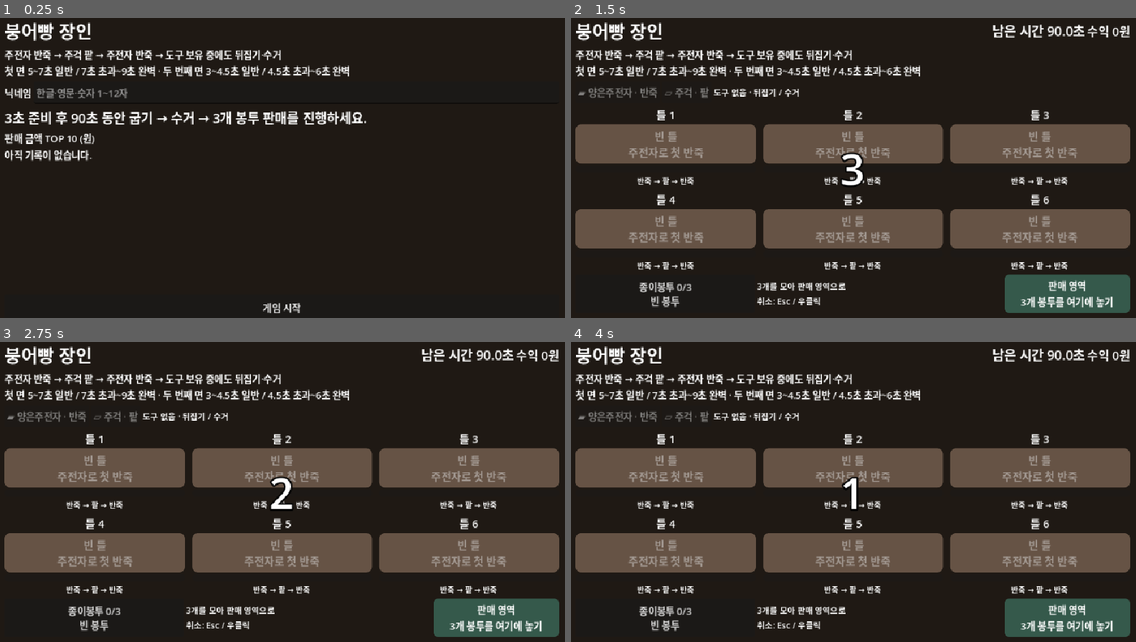
Above: before the commit, frames 1-4 (two rows, left to right).
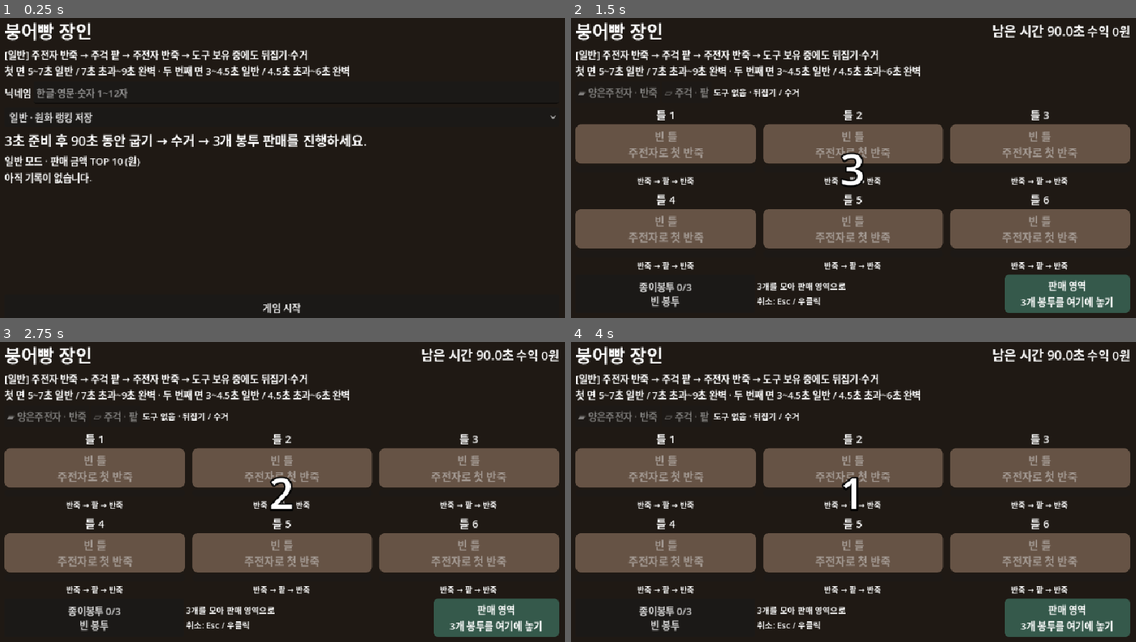
Above: after the commit, the same moments.

Repository: yeram109/bungeoppang-tycoon
Game: Godot game, scene res://scenes/main.tscn
Two runs of this game, one before a commit and one after it. Both use one fixed random seed, a clock stepped at 60 frames per second and the inputs below.
Inputs (mouse positions are in pixels of both pictures, inside the frame that each line leads up to):
- Up to frame 1 (0.25 s): no input
- Up to frame 2 (1.5 s): click (864, 93) at 0.52 s; type "12" at 0.6 s; click "게임 시작" at 1.25 s
- Up to frame 3 (2.75 s): click "종이봉투 0/3 빈 봉투" at 2 s
- Up to frame 4 (4 s): click "종이봉투 0/3 빈 봉투" at 2.75 s; click "종이봉투 0/3 빈 봉투" at 3.5 s

The runs differ from the first frame. In frame 1, 5.3% of the frame differs, in the area x 0-99%, y 10-56%; in frame 2, 1.3%; in frame 3, 1.3%; in frame 4, 1.3%.

Commit message:
feat: add easy mode cooking difficulty

Diff:
--- a/scripts/cooking_board.gd
+++ b/scripts/cooking_board.gd
@@ -1,18 +1,23 @@
 extends RefCounted
-## Six independent G001 molds; not connected to the existing three-mold UI.
+## Six independent molds, all using the round's fixed difficulty.
 ## An action returns true only when its ingredient/flip was accepted.
 ## Time still advances on rejected actions, including invalid mold indexes.
 const Mold = preload("res://scripts/cooking_mold.gd")
 const MOLD_COUNT := 6
 var molds: Array = []
 
-func _init() -> void:
+var _difficulty: Mold.Difficulty
+var difficulty: Mold.Difficulty:
+	get: return _difficulty
+
+func _init(mode: Mold.Difficulty = Mold.Difficulty.NORMAL) -> void:
+	_difficulty = mode
 	reset()
 
 func reset() -> void:
 	molds.clear()
 	for index in MOLD_COUNT:
-		molds.append(Mold.new())
+		molds.append(Mold.new(difficulty))
 
 func advance(now: int) -> void:
 	for mold in molds:
--- a/scripts/cooking_mold.gd
+++ b/scripts/cooking_mold.gd
@@ -6,13 +6,24 @@
 enum SideQuality { COOKING, PERFECT, NORMAL, BURNT }
 enum Quality { NONE, DELICIOUS, NORMAL, BURNT }
 
-# Confirmed normal -> perfect -> burnt timing (Notion 13.3).
-const FIRST_MIN_USEC := 5_000_000
-const FIRST_NORMAL_END_USEC := 7_000_000
-const FIRST_BURN_AFTER_USEC := 9_000_000
-const SECOND_MIN_USEC := 3_000_000
-const SECOND_NORMAL_END_USEC := 4_500_000
-const SECOND_BURN_AFTER_USEC := 6_000_000
+enum Difficulty { NORMAL, EASY }
+# Per mode: first and second side [minimum, normal end, burn after], microseconds.
+const TIMINGS := [
+	[[5_000_000, 7_000_000, 9_000_000], [3_000_000, 4_500_000, 6_000_000]],
+	[[5_000_000, 8_000_000, 12_000_000], [3_000_000, 5_000_000, 8_000_000]],
+]
+var _difficulty: Difficulty
+var difficulty: Difficulty:
+	get: return _difficulty
+
+func _init(mode: Difficulty = Difficulty.NORMAL) -> void:
+	_difficulty = Difficulty.EASY if mode == Difficulty.EASY else Difficulty.NORMAL
+
+static func timing(first: bool, mode: Difficulty = Difficulty.NORMAL) -> Array:
+	return TIMINGS[Difficulty.EASY if mode == Difficulty.EASY else Difficulty.NORMAL][0 if first else 1]
+
+static func difficulty_name(mode: Difficulty) -> String:
+	return "이지" if mode == Difficulty.EASY else "일반"
 
 var state: State = State.EMPTY
 var side_started_at: int = 0
@@ -22,11 +33,13 @@
 var second_quality: SideQuality = SideQuality.COOKING
 var quality: Quality = Quality.NONE
 
-static func first_quality_at(elapsed_usec: int) -> SideQuality:
-	return _quality_at(elapsed_usec, FIRST_MIN_USEC, FIRST_NORMAL_END_USEC, FIRST_BURN_AFTER_USEC)
+static func first_quality_at(elapsed_usec: int, mode: Difficulty = Difficulty.NORMAL) -> SideQuality:
+	var limits := timing(true, mode)
+	return _quality_at(elapsed_usec, limits[0], limits[1], limits[2])
 
-static func second_quality_at(elapsed_usec: int) -> SideQuality:
-	return _quality_at(elapsed_usec, SECOND_MIN_USEC, SECOND_NORMAL_END_USEC, SECOND_BURN_AFTER_USEC)
+static func second_quality_at(elapsed_usec: int, mode: Difficulty = Difficulty.NORMAL) -> SideQuality:
+	var limits := timing(false, mode)
+	return _quality_at(elapsed_usec, limits[0], limits[1], limits[2])
 
 static func _quality_at(elapsed_usec: int, minimum: int, normal_end: int, burn_after: int) -> SideQuality:
 	if elapsed_usec < minimum:
@@ -44,12 +57,12 @@
 	return state in [State.FIRST_BATTER, State.FILLING_ADDED, State.SIDE_1]
 
 func advance(now: int) -> void:
-	if _on_first_side() and first_quality_at(elapsed_at(now)) == SideQuality.BURNT:
+	if _on_first_side() and first_quality_at(elapsed_at(now), difficulty) == SideQuality.BURNT:
 		first_quality = SideQuality.BURNT
 		state = State.BURNT
 		quality = Quality.BURNT
 	elif state in [State.SIDE_2, State.READY]:
-		second_quality = second_quality_at(elapsed_at(now))
+		second_quality = second_quality_at(elapsed_at(now), difficulty)
 		if second_quality == SideQuality.BURNT:
 			state = State.BURNT
 			quality = Quality.BURNT
@@ -79,7 +92,7 @@
 	advance(now)
 	if state != State.SIDE_1:
 		return false
-	var judged := first_quality_at(elapsed_at(now))
+	var judged := first_quality_at(elapsed_at(now), difficulty)
 	if judged == SideQuality.COOKING:
 		return false
 	first_quality = judged
--- a/scripts/cooking_mold_view.gd
+++ b/scripts/cooking_mold_view.gd
@@ -40,8 +40,8 @@
 	title_label.text = "틀 %d" % (index + 1)
 	cook_button.disabled = not active
 	var first: bool = mold.state in [Mold.State.FIRST_BATTER, Mold.State.FILLING_ADDED, Mold.State.SIDE_1] or (mold.state == Mold.State.BURNT and mold.first_quality == Mold.SideQuality.BURNT)
-	var quality: int = Mold.first_quality_at(mold.elapsed_at(now)) if first else mold.second_quality
-	progress.max_value = 9.0 if first else 6.0
+	var quality: int = Mold.first_quality_at(mold.elapsed_at(now), mold.difficulty) if first else mold.second_quality
+	progress.max_value = Mold.timing(first, mold.difficulty)[2] / 1_000_000.0
 	progress.value = mold.elapsed_at(now) / 1_000_000.0
 	var phase := "1면" if first else "2면"
 	var hint := ""
@@ -60,7 +60,7 @@
 			Mold.State.READY: hint = "맛있는 붕어빵" if mold.quality == Mold.Quality.DELICIOUS else "일반 붕어빵"
 			Mold.State.BURNT: hint = "탄 붕어빵 · 틀에 남음"
 		cook_button.text = "%s · %s\n%s" % [phase, quality_text, hint]
-		hint = "계속 조리 중 · 클릭 수거 · 도구 유지" if mold.state == Mold.State.READY else ("클릭 수거 · 도구 유지" if mold.state == Mold.State.BURNT else "일반 → 완벽 → 탐 · %d초 초과 탐" % (9 if first else 6))
+		hint = "계속 조리 중 · 클릭 수거 · 도구 유지" if mold.state == Mold.State.READY else ("클릭 수거 · 도구 유지" if mold.state == Mold.State.BURNT else "일반 → 완벽 → 탐 · %d초 초과 탐" % int(progress.max_value))
 	feedback_label.text = message if not message.is_empty() else hint
 	feedback_label.modulate = Color("ffb4a0") if not message.is_empty() else Color.WHITE
 	button_style.bg_color = color
--- a/scripts/cooking_session.gd
+++ b/scripts/cooking_session.gd
@@ -9,6 +9,8 @@
 const MOLD_COUNT := Board.MOLD_COUNT
 enum Tool { NONE, BATTER, FILLING }
 var board = Board.new()
+var difficulty: Mold.Difficulty:
+	get: return board.difficulty
 var bag = Bag.new()
 var revenue := 0
 var preparing := false
@@ -31,15 +33,18 @@
 	feedback_at.assign([0, 0, 0, 0, 0, 0])
 
 # start begins active play; prepare is the user-facing entry point.
-func start(now: int) -> void:
+func start(now: int, mode: int = -1) -> void:
+	# Omitted mode preserves the last round, including every replacement mold.
+	if mode in [Mold.Difficulty.NORMAL, Mold.Difficulty.EASY]:
+		board = Board.new(mode)
 	_clear()
 	preparing = false
 	revenue = 0
 	started_at = now
 	running = true
 
-func prepare(now: int) -> void:
-	start(now + PREPARATION_USEC)
+func prepare(now: int, mode: int = -1) -> void:
+	start(now + PREPARATION_USEC, mode)
 	running = false
 	preparing = true
 
@@ -85,7 +90,7 @@
 	if not bag.try_add(mold.quality):
 		return false
 	# Consume only after the bag accepted the immutable quality value.
-	board.molds[index] = Mold.new()
+	board.molds[index] = Mold.new(difficulty)
 	feedback[index] = ""
 	feedback_at[index] = 0
 	return true
--- a/scripts/main.gd
+++ b/scripts/main.gd
@@ -7,6 +7,8 @@
 var player_nickname := ""
 var result_recorded := false
 var preparation_label: Label
+var difficulty_select: OptionButton
+var help: Label
 var nickname_input: LineEdit
 var nickname_row: HBoxContainer
 var nickname_confirmation: ConfirmationDialog
@@ -67,8 +69,7 @@
 	revenue_label = Label.new()
 	revenue_label.add_theme_font_size_override("font_size", 20)
 	header.add_child(revenue_label)
-	var help := Label.new()
-	help.text = "주전자 반죽 → 주걱 팥 → 주전자 반죽 → 도구 보유 중에도 뒤집기·수거\n첫 면 5~7초 일반 / 7초 초과~9초 완벽 · 두 번째 면 3~4.5초 일반 / 4.5초 초과~6초 완벽"
+	help = Label.new()
 	help.add_theme_font_size_override("font_size", 16)
 	column.add_child(help)
 	nickname_row = HBoxContainer.new()
@@ -91,6 +92,11 @@
 		edit_nickname.text = "입력·변경"
 		edit_nickname.pressed.connect(_open_nickname_dialog)
 		nickname_row.add_child(edit_nickname)
+	difficulty_select = OptionButton.new()
+	difficulty_select.add_item("일반 · 원화 랭킹 저장", Mold.Difficulty.NORMAL)
+	difficulty_select.add_item("이지 · 기록 미저장", Mold.Difficulty.EASY)
+	difficulty_select.item_selected.connect(func(_index: int): _render(Time.get_ticks_usec()))
+	column.add_child(difficulty_select)
 	validation_label = Label.new()
 	validation_label.add_theme_color_override("font_color", Color("ffb4a0"))
 	column.add_child(validation_label)
@@ -182,7 +188,7 @@
 	leaderboard_panel.size_flags_vertical = Control.SIZE_EXPAND_FILL
 	column.add_child(leaderboard_panel)
 	var ranking_title := Label.new()
-	ranking_title.text = "판매 금액 TOP 10 (원)"
+	ranking_title.text = "일반 모드 · 판매 금액 TOP 10 (원)"
 	leaderboard_panel.add_child(ranking_title)
 	var scroll := ScrollContainer.new()
 	scroll.size_flags_vertical = Control.SIZE_EXPAND_FILL
@@ -274,11 +280,12 @@
 	validation_label.text = ""
 	save_label.text = ""
 	result_recorded = false
+	var mode: int = session.difficulty if has_started else difficulty_select.get_selected_id()
 	has_started = true
 	_cancel_bag_drag()
 	bag_hint.text = "3개를 모아 판매 영역으로\n취소: Esc / 우클릭"
 	_clear_sales_feedback()
-	session.prepare(Time.get_ticks_usec())
+	session.prepare(Time.get_ticks_usec(), mode)
 	_render(Time.get_ticks_usec())
 
 func _process(_delta: float) -> void:
@@ -391,6 +398,20 @@
 		_render(now)
 
 func _render(now: int) -> void:
+	var mode: int = session.difficulty if has_started else difficulty_select.get_selected_id()
+	var easy: bool = mode == Mold.Difficulty.EASY
+	var first := Mold.timing(true, mode)
+	var second := Mold.timing(false, mode)
+	help.text = "[%s] 주전자 반죽 → 주걱 팥 → 주전자 반죽 → 도구 보유 중에도 뒤집기·수거\n첫 면 5~%s초 일반 / %s초 초과~%s초 완벽 · 두 번째 면 3~%s초 일반 / %s초 초과~%s초 완벽" % [
+		Mold.difficulty_name(mode),
+		String.num(first[1] / 1_000_000.0, 1).trim_suffix(".0"),
+		String.num(first[1] / 1_000_000.0, 1).trim_suffix(".0"),
+		String.num(first[2] / 1_000_000.0, 1).trim_suffix(".0"),
+		String.num(second[1] / 1_000_000.0, 1).trim_suffix(".0"),
+		String.num(second[1] / 1_000_000.0, 1).trim_suffix(".0"),
+		String.num(second[2] / 1_000_000.0, 1).trim_suffix(".0"),
+	]
+	difficulty_select.visible = not has_started
 	if not session.running or now >= sales_feedback_until:
 		_clear_sales_feedback()
 	sales_feedback.visible = session.running and sales_feedback_until > now
@@ -406,6 +427,8 @@
 		var message: String = session.feedback[index] if now - session.feedback_at[index] < 1_200_000 else ""
 		mold_views[index].render(session.molds[index], index, display_time, session.running, message)
 	result_label.text = "%s 님 · 시간 종료!\n총 판매 금액 %d원 · 최고 판매 금액 %d원" % [player_nickname, session.revenue, ranking.best_score()] if ended else "3초 준비 후 90초 동안 굽기 → 수거 → 3개 봉투 판매를 진행하세요."
+	if easy:
+		result_label.text = "%s 님 · 이지 시간 종료!\n총 판매 금액 %d원" % [player_nickname, session.revenue] if ended else "이지 · 3초 준비 후 90초 플레이 · 기록은 저장하지 않습니다."
 	result_label.visible = not session.running and not session.preparing
 	preparation_label.visible = session.preparing
 	preparation_label.text = str(session.preparation_number(now)) if session.preparing else ""
@@ -434,7 +457,7 @@
 	nickname_row.visible = not has_started
 	validation_label.visible = not has_started and not validation_label.text.is_empty()
 	mold_row.visible = session.running or session.preparing
-	leaderboard_panel.visible = not session.running and not session.preparing
+	leaderboard_panel.visible = not session.running and not session.preparing and not easy
 	save_label.visible = not session.running and not session.preparing and not save_label.text.is_empty()
 	back_button.visible = ended
 
@@ -444,6 +467,9 @@
 	# Mark the attempt before writing: repeated end/frame/UI events cannot save twice.
 	_cancel_bag_drag()
 	result_recorded = true
+	if session.difficulty == Mold.Difficulty.EASY:
+		save_label.text = "이지 모드 기록 미저장"
+		return
 	var saved: bool = ranking.add_result(player_nickname, session.revenue, int(Time.get_unix_time_from_system() * 1000))
 	save_label.text = "기록 저장 완료" if saved else "기록 저장 실패: " + ranking.last_error
 	_refresh_rankings()
@@ -453,6 +479,7 @@
 		return
 	has_started = false
 	validation_label.text = ""
+	save_label.text = ""
 	_render(Time.get_ticks_usec())
 
 func _refresh_rankings() -> void:
--- /dev/null
+++ b/tests/test_easy_mode.gd
@@ -0,0 +1,189 @@
+extends SceneTree
+const Mold = preload("res://scripts/cooking_mold.gd")
+const Session = preload("res://scripts/cooking_session.gd")
+const Store = preload("res://scripts/ranking_store.gd")
+const D = Mold.Difficulty
+const Q = Mold.SideQuality
+const P = Mold.Quality
+var checks := 0
+var failures := 0
+var directory: String
+func _initialize() -> void:
+	directory = "res://.tools/test-data/easy-%d-%d" % [OS.get_process_id(), Time.get_ticks_usec()]
+	DirAccess.make_dir_recursive_absolute(directory)
+	call_deferred("run")
+func check(ok: bool, message: String) -> void:
+	checks += 1
+	if not ok:
+		failures += 1
+		push_error(message)
+func recipe(m, at: int) -> void:
+	m.add_batter(at)
+	m.add_filling(at + 1)
+	m.add_batter(at + 2)
+func run() -> void:
+	var view = load("res://scenes/cooking_mold.tscn").instantiate()
+	root.add_child(view)
+	for mode in [D.NORMAL, D.EASY]:
+		var limits: Array = [[5_000_000, 7_000_000, 9_000_000], [3_000_000, 4_500_000, 6_000_000]] if mode == D.NORMAL else [[5_000_000, 8_000_000, 12_000_000], [3_000_000, 5_000_000, 8_000_000]]
+		for side in [0, 1]:
+			for boundary in 3:
+				for offset in [-1, 0, 1]:
+					var expected: int = [[Q.COOKING, Q.NORMAL, Q.NORMAL], [Q.NORMAL, Q.NORMAL, Q.PERFECT], [Q.PERFECT, Q.PERFECT, Q.BURNT]][boundary][offset + 1]
+					var elapsed: int = limits[side][boundary] + offset
+					var m = Mold.new(mode)
+					recipe(m, 0)
+					var origin: int = 0
+					if side == 1:
+						origin = limits[0][1] + 1
+						m.flip(origin)
+					m.advance(origin + elapsed)
+					view.render(m, 0, origin + elapsed, true)
+					check(m.difficulty == mode, "mold carries selected difficulty")
+					check(view.cook_button.text.begins_with("%d면 · %s" % [side + 1, ["조리 중", "완벽", "일반", "탐"][expected]]), "actual UI matches mode boundary")
+					check(is_equal_approx(view.progress.max_value, limits[side][2] / 1_000_000.0) and is_equal_approx(view.progress.value, minf(elapsed / 1_000_000.0, view.progress.max_value)), "gauge uses mode's burn threshold and actual time")
+					check(view.progress.get_theme_stylebox("fill").bg_color == [Color("8c806b"), Color("b88428"), Color("825135"), Color("292523")][expected], "gauge boundary color")
+					check((m.state == Mold.State.BURNT) == (expected == Q.BURNT), "burn only strictly above boundary")
+					if side == 0:
+						check(m.flip(elapsed) == (expected in [Q.NORMAL, Q.PERFECT]), "flip uses selected mode and minimum")
+						if expected in [Q.NORMAL, Q.PERFECT]:
+							check(m.first_quality == expected and m.state == Mold.State.SIDE_2, "flip captures side quality")
+					else:
+						check(m.second_quality == expected, "second side live quality")
+						check(m.quality == [P.NONE, P.DELICIOUS, P.NORMAL, P.BURNT][expected], "perfect first combines with each second quality")
+		for stage in 3:
+			var m = Mold.new(mode)
+			m.add_batter(0)
+			if stage >= 1: m.add_filling(1)
+			if stage >= 2: m.add_batter(2)
+			m.advance(limits[0][2] + 1)
+			check(m.state == Mold.State.BURNT and not m.add_filling(limits[0][2] + 1) and not m.flip(limits[0][2] + 1), "incomplete ingredients burn at mode threshold")
+		for first in [limits[0][0], limits[0][1] + 1]:
+			for second in [limits[1][0], limits[1][1] + 1, limits[1][2] + 1]:
+				var s = Session.new()
+				s.start(0, mode)
+				for index in 3:
+					recipe(s.molds[index], 0)
+					s.molds[index].flip(first)
+				var expected: int = P.BURNT if second > limits[1][2] else (P.DELICIOUS if first > limits[0][1] and second > limits[1][1] else P.NORMAL)
+				for index in 3:
+					check(s.collect(index, first + second) and s.bag.items[index] == expected, "each side combination collected with exact final quality")
+				var result: Dictionary = s.sell_bag(s.bag.id, first + second)
+				check(result.sold and result.amount == {P.BURNT: 0, P.NORMAL: 1000, P.DELICIOUS: 2000}[expected], "mode does not change price or zero sale")
+		test_session(mode, limits)
+		await test_ui(mode)
+	view.queue_free()
+	await process_frame
+	print("G005-A TESTS: %d checks, %d failures" % [checks, failures])
+	quit(1 if failures else 0)
+func test_session(mode: int, limits: Array) -> void:
+	var s = Session.new()
+	s.prepare(0, mode)
+	for at in [0, 999_999, 1_000_000, 1_999_999, 2_000_000, 2_999_999]:
+		s.select_tool(Session.Tool.BATTER, at)
+		check(s.preparing and not s.running and s.remaining_usec(at) == 90_000_000 and not s.click_mold(0, at), "both modes keep 3 second input-free preparation")
+	s.advance(3_000_000)
+	check(s.running and s.remaining_usec(3_000_000) == 90_000_000, "both modes start full 90 seconds")
+	for index in 6:
+		s.board.add_batter(index, 3_000_000 + index * 100_000)
+	for index in 6:
+		check(s.molds[index].difficulty == mode and s.molds[index].elapsed_at(4_000_000) == 1_000_000 - index * 100_000, "six mode-consistent independent timers")
+	s.start(0)
+	recipe(s.molds[0], 0)
+	var flip_at: int = limits[0][1] + 1
+	var collect_at: int = flip_at + limits[1][1] + 1
+	s.molds[0].flip(flip_at)
+	var old = s.molds[0]
+	check(s.collect(0, collect_at) and s.bag.items == [P.DELICIOUS], "collect perfect food")
+	check(s.molds[0] != old and s.molds[0].difficulty == mode and s.molds[0].state == Mold.State.EMPTY, "replacement mold retains difficulty")
+	recipe(s.molds[0], collect_at)
+	s.molds[0].flip(collect_at + flip_at)
+	check(s.collect(0, collect_at * 2) and s.bag.items == [P.DELICIOUS, P.DELICIOUS], "replacement mold cooks using same timing")
+	for at in [89_999_999, 90_000_000, 90_000_001]:
+		s.advance(at)
+		check(s.running == (at < 90_000_000) and s.difficulty == mode, "same exact deadline and retained mode")
+	s.prepare(100_000_000)
+	check(s.preparing and s.difficulty == mode and s.bag.items.is_empty() and s.revenue == 0, "retry keeps difficulty but resets state")
+	for m in s.molds:
+		check(m.difficulty == mode and m.state == Mold.State.EMPTY, "retry recreates six matching molds")
+func test_ui(mode: int) -> void:
+	var path := directory.path_join("ui-%d.json" % mode)
+	var store = Store.new(path)
+	check(store.add_result("기존기록", 1600, 1), "seed currency fixture")
+	var original := FileAccess.get_file_as_string(path)
+	var main = load("res://scenes/main.tscn").instantiate()
+	main.ranking_path = path
+	root.add_child(main)
+	main.set_process(false)
+	main.nickname_input.text = "난이도검증"
+	main.difficulty_select.select(mode)
+	main.difficulty_select.item_selected.emit(mode)
+	await process_frame
+	check(main.help.text.contains("[이지]" if mode == D.EASY else "[일반]") and main.help.text.contains("5~8초" if mode == D.EASY else "5~7초"), "selection updates actual timing guide")
+	check(main.leaderboard_panel.visible == (mode == D.NORMAL), "easy does not present normal ranking as its own")
+	main.action_button.pressed.emit()
+	var started: int = main.session.started_at
+	check(main.session.difficulty == mode and main.session.preparing and not main.difficulty_select.visible, "round captures choice and hides selector")
+	# Even a synthetic hidden-selector event cannot change the current round.
+	main.difficulty_select.select(1 - mode)
+	main.difficulty_select.item_selected.emit(1 - mode)
+	check(main.session.difficulty == mode and main.help.text.contains("[이지]" if mode == D.EASY else "[일반]"), "preparation selection changes cannot alter fixed round")
+	main.session.advance(started)
+	main.session.started_at = Time.get_ticks_usec()
+	main._render(Time.get_ticks_usec())
+	main.difficulty_select.item_selected.emit(1 - mode)
+	check(main.session.difficulty == mode and not main.difficulty_select.visible, "active round fixed")
+	# Complete a real cooking/sale path, with explicit monotonic fixture times.
+	var now := Time.get_ticks_usec()
+	var first: int = 9_000_000 if mode == D.EASY else 8_000_000
+	var second: int = 6_000_000 if mode == D.EASY else 5_000_000
+	main.session.start(now - first - second, mode)
+	for index in 3:
+		recipe(main.session.molds[index], now - first - second)
+		main.session.molds[index].flip(now - second)
+		main.click_mold_at(index, now)
+	main.begin_bag_drag(now)
+	main.drop_bag_at(main.sale_zone.get_global_rect().get_center(), now)
+	check(main.session.revenue == 2000 and main.sales_feedback.text.contains("2,000원"), "both modes route real cooking through UI sale")
+	main.session.started_at = Time.get_ticks_usec() - Session.DURATION_USEC
+	main._process(0)
+	check(main.result_label.text.contains("2000원") and main.action_button.visible, "both modes show actual final revenue")
+	if mode == D.EASY:
+		check(main.save_label.text == "이지 모드 기록 미저장" and not main.leaderboard_panel.visible, "easy result clearly unsaved")
+		check(FileAccess.get_file_as_string(path) == original and main.ranking.next_order == 1 and not FileAccess.file_exists(path + ".tmp"), "easy leaves normal ranking bytes and memory unchanged")
+	else:
+		check(main.save_label.text == "기록 저장 완료" and main.ranking.next_order == 2 and main.ranking.records[0].score == 2000, "normal still stores earned revenue")
+	var saved := FileAccess.get_file_as_string(path)
+	for repeat in 3:
+		main._finish_if_needed()
+		main._process(0)
+	check(FileAccess.get_file_as_string(path) == saved, "duplicate finish never writes")
+	main.action_button.pressed.emit()
+	check(main.session.difficulty == mode and main.session.preparing and main.player_nickname == "난이도검증", "retry ignores hidden selector and preserves mode/name")
+	main.session.advance(main.session.started_at + Session.DURATION_USEC)
+	main._finish_if_needed()
+	if mode == D.EASY:
+		check(FileAccess.get_file_as_string(path) == original, "easy repeat zero result remains unsaved")
+	main.back_button.pressed.emit()
+	check(main.save_label.text.is_empty(), "lobby clears prior round save status before changing mode")
+	main.difficulty_select.select(1 - mode)
+	main.difficulty_select.item_selected.emit(1 - mode)
+	main.action_button.pressed.emit()
+	check(main.session.difficulty == 1 - mode and main.session.preparing, "returning to lobby allows new difficulty")
+	main.queue_free()
+	await process_frame
+	# Missing normal ranking file must not be created by an easy round.
+	if mode == D.EASY:
+		path = directory.path_join("missing.json")
+		main = load("res://scenes/main.tscn").instantiate()
+		main.ranking_path = path
+		root.add_child(main)
+		main.set_process(false)
+		main.nickname_input.text = "이지최초"
+		main.difficulty_select.select(D.EASY)
+		main.action_button.pressed.emit()
+		main.session.advance(main.session.started_at + Session.DURATION_USEC)
+		main._finish_if_needed()
+		check(not FileAccess.file_exists(path) and not FileAccess.file_exists(path + ".tmp"), "first easy game creates no ranking file")
+		main.queue_free()
+		await process_frame
Not shown, added: tests/test_easy_mode.gd.uid
